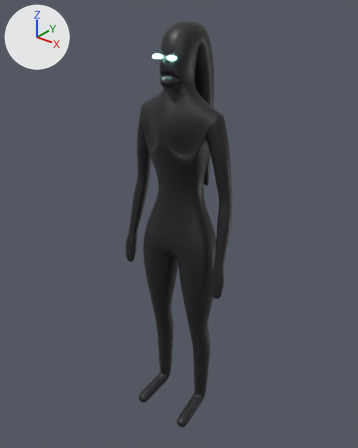
One commit to the glTF model prototypes/band/models/marimba.glb: the scene before it, then after it.
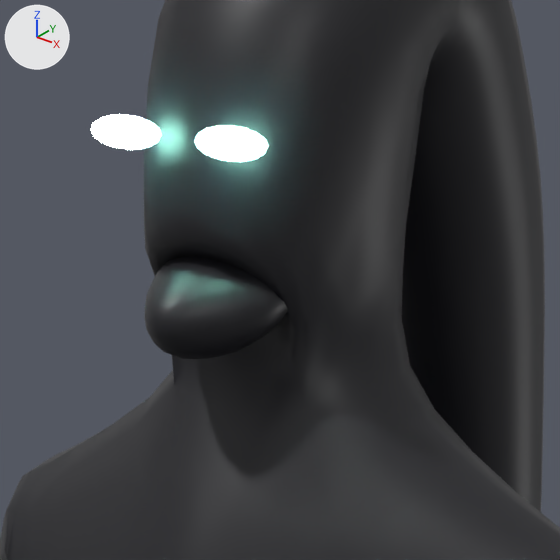
Each version is shown whole from a 50 mm camera at (1.143, -1.441, 1.849) aimed at (-0.031, 0.026, 0.939), then close up on the part from 39% to 60% of the width and 9% to 26% of the height. Arrows for +X, +Y and +Z are at upper left; the lights stay in place. The older version's two pictures come first. Vertices at exactly the same position are counted once.

Objects in the first close-up: 'marimba'.
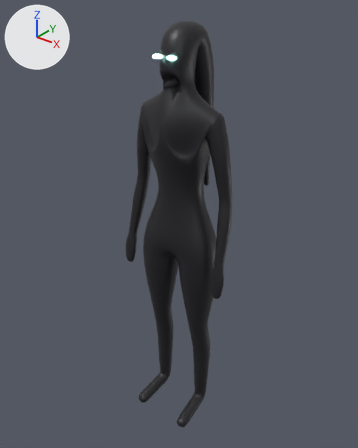
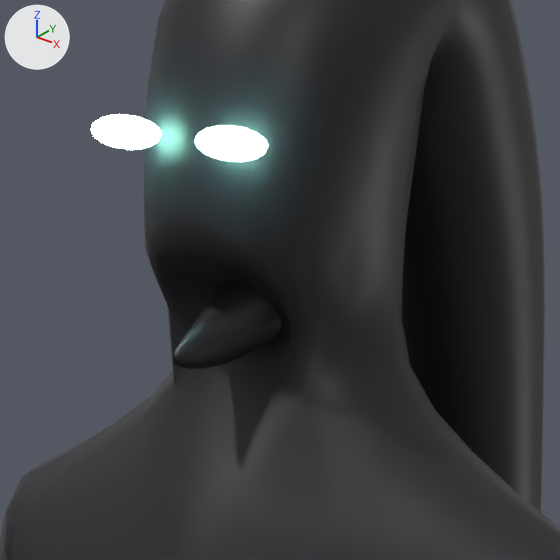
What differs and where, as boxes [x1, y1, x2, y2] in the close-ups (560 x 560 px; the box of a moved part takes in the faces that stretch with it):
part 1 of me_marimba, moved or reshaped
    before: [144, 257, 288, 359]
    after: [172, 285, 281, 369]

The change, as a list of edits to the scene's bpy script:
```text
Change me_marimba:
    where me_marimba.from_pydata(...)  # 5735 vertices, 11456 faces; spans x -0.26..0.26, y -0.16..0.18, z 0.02..1.73
    used by ob_marimba; location = (0.0, 0.0, 0.0)
    me_marimba part 1: the loose piece of 178 vertices spanning x -0.04..0.04, y -0.11..-0.04, z 1.52..1.57 is scaled about its middle by (0.557, 1.1, 0.81), then moved by (0.0, 0.01, -0.01)
```
